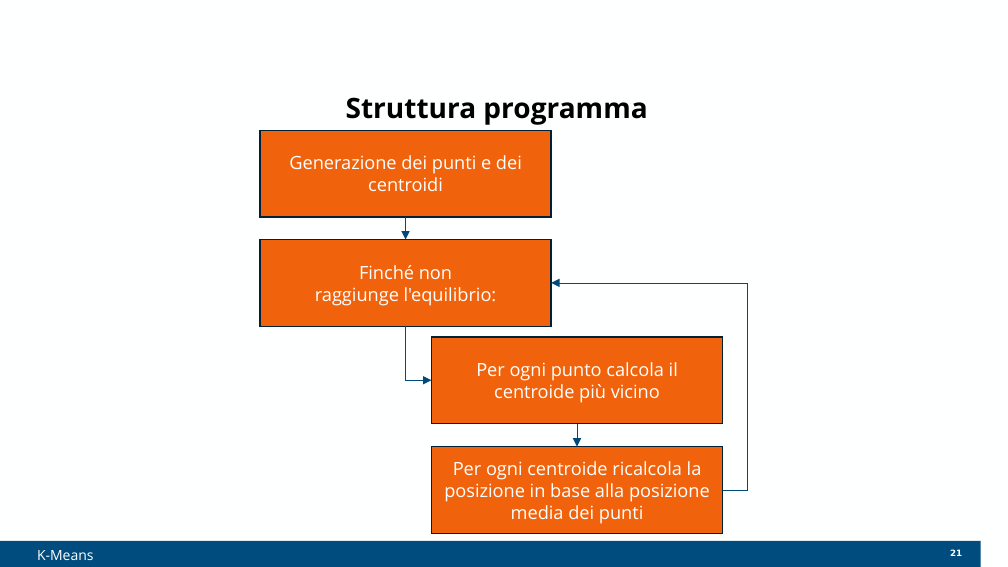
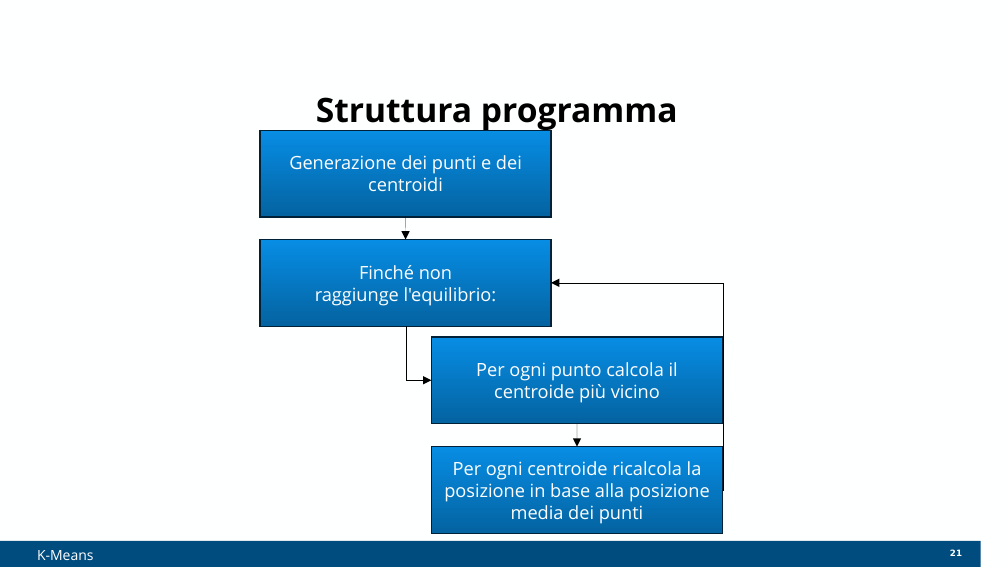
Before and after one commit to Elia-dev/ParallelProgramming, a slide deck: slide 21 of PPpresentation.pptx. Drawn at 1008x567 pixels with LibreOffice and Linux fonts; fonts in the diff are those of the drawing; background and template pictures are left out. Boxes give left, top, right and bottom in pixels: in the first picture for what was removed or moved away, otherwise in the second. Text is boxed around its words. In the diff, an @@ line names an element or a change of style, - is before the commit and + after.

```diff
--- a/PPpresentation.pptx
+++ b/PPpresentation.pptx
@@ title "Struttura programma" at (x1=316, y1=97, x2=678, y2=132): size 20 to 24 pt @@
@@ arrow (405, 217) - (405, 240): stroke #004A7B 0.5 pt to #000000 0 pt @@
@@ elbow arrow (723, 490) - (551, 283): stroke #004A7B 0.5 pt to #000000 0 pt; route changed @@
@@ elbow arrow (405, 327) - (431, 380): stroke #004A7B 0.5 pt to #000000 0 pt @@
@@ fill #F0630C to gradient #0463A1 to #078DE4 in 4 elements at (x1=260, y1=130, x2=551, y2=217), (x1=260, y1=240, x2=551, y2=327), (x1=431, y1=337, x2=723, y2=423), (x1=431, y1=447, x2=723, y2=533) @@
@@ arrow (577, 423) - (577, 447): stroke #004A7B 0.5 pt to #000000 0 pt @@
```
Also in this commit, not shown: 27 other slides changed, 1 other file.
